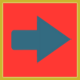
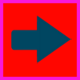
Layers edited between the first and the second (80, 80) image:
hid "Layer 9", painted on it over [0, 0, 80, 80]
painted on "Layer 3" over [0, 0, 80, 80]
painted on "Layer 34" (1st of 2) over [0, 0, 80, 80]
